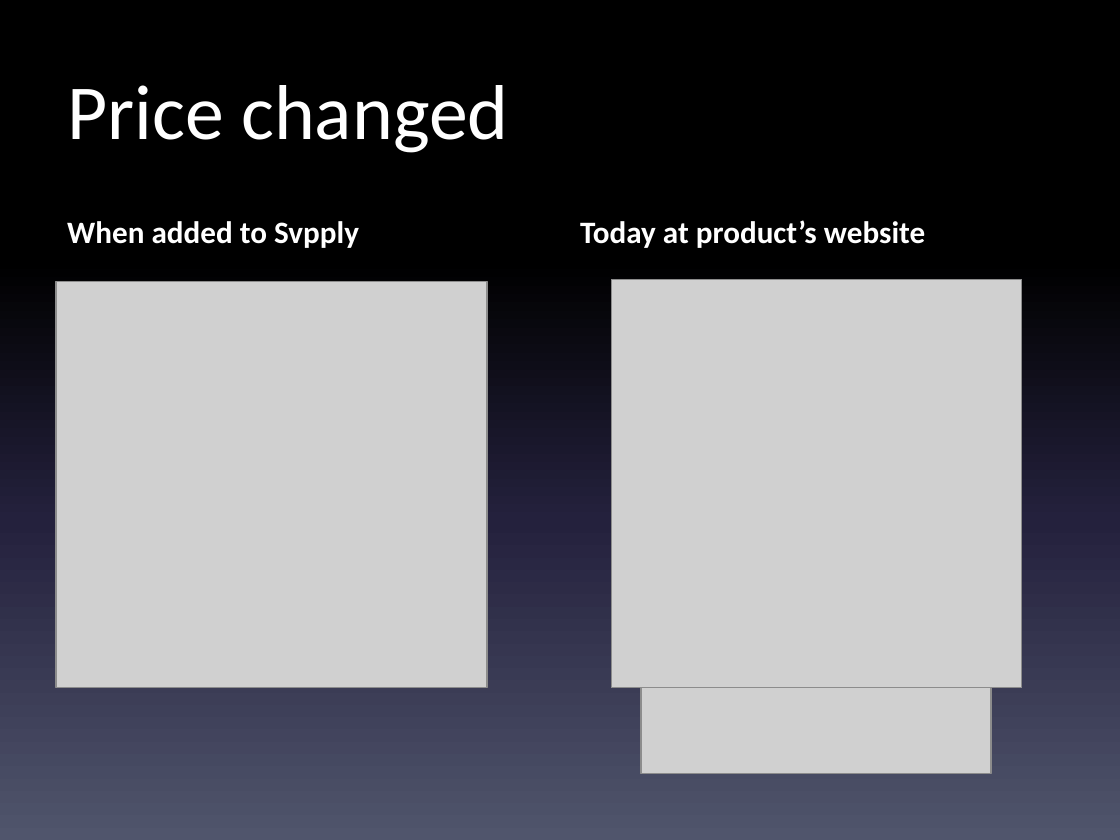
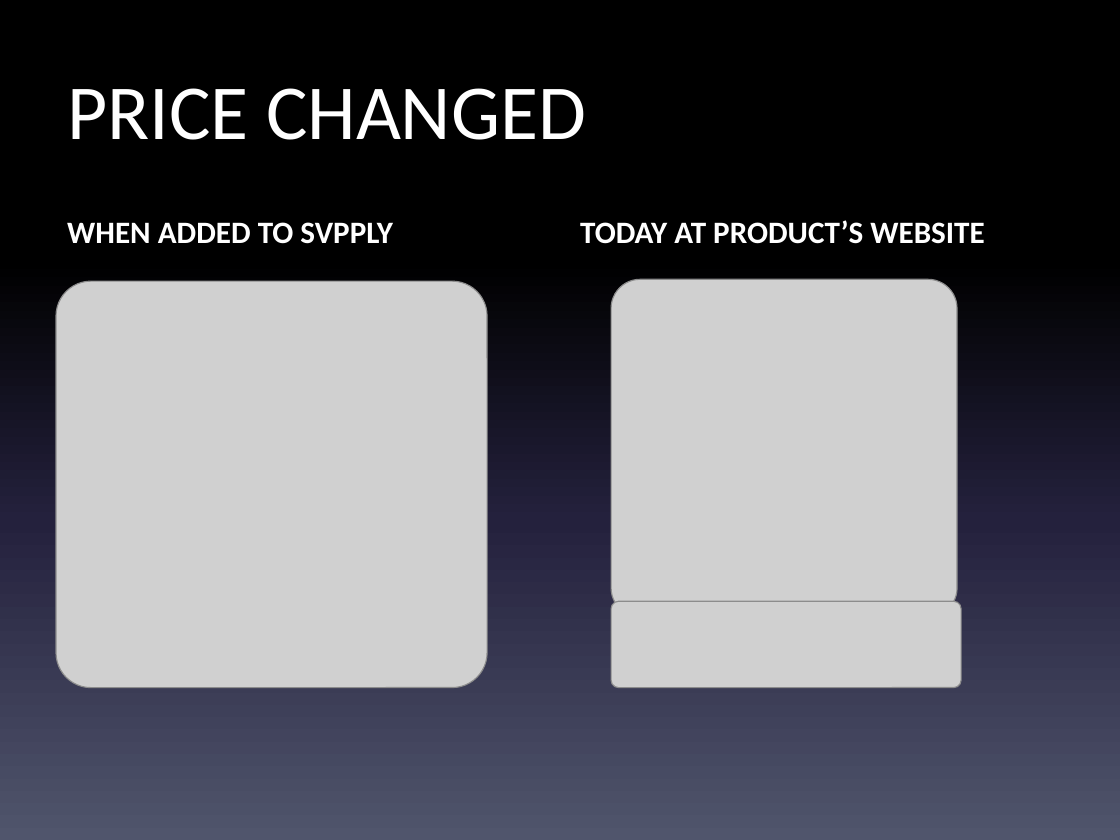
Before and after one commit to NYUITP/sp13_sply, a slide deck: slide 2 of Slides/errorCasesSlidesv1.pptx. Drawn at 1120x840 pixels with LibreOffice and Linux fonts; fonts in the diff are those of the drawing; grey boxes stand for pictures. Boxes give left, top, right and bottom in pixels: in the first picture for what was removed or moved away, otherwise in the second. Text is boxed around its words. In the diff, an @@ line names an element or a change of style, - is before the commit and + after.

```diff
--- a/Slides/errorCasesSlidesv1.pptx
+++ b/Slides/errorCasesSlidesv1.pptx
@@ title at [67, 88, 586, 140]: text changed @@
-Price changed
+PRICE CHANGED
@@ text at [67, 222, 393, 244]: text changed @@
-When added to Svpply
+WHEN ADDED TO SVPPLY
@@ text at [580, 220, 984, 244]: text changed @@
-Today at product’s website
+TODAY AT PRODUCT’S WEBSITE
@@ picture: place and size @@
-picture at [612, 279, 1023, 688]
+picture at [612, 279, 958, 617]
@@ picture: place and size @@
-picture at [641, 688, 990, 774]
+picture at [612, 601, 961, 688]
```
Also in this commit, not shown: 4 other slides changed, 10 other files.
